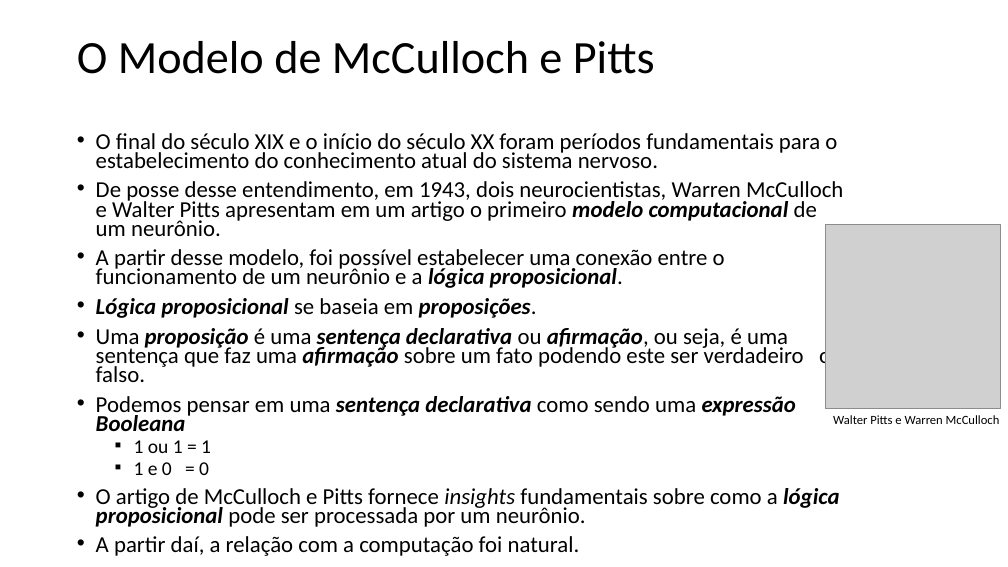
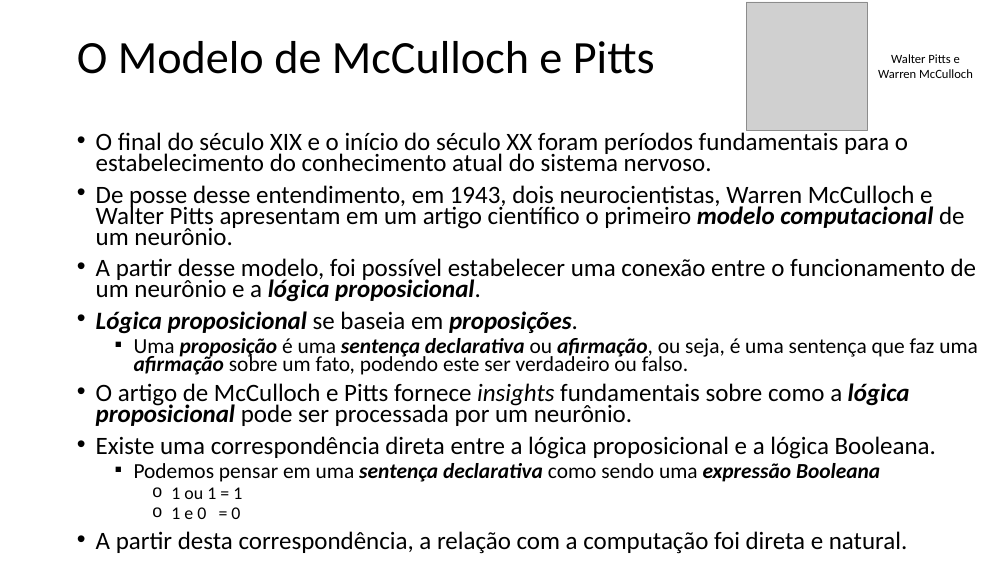
Before and after one commit to zz4fap/t320_aprendizado_de_maquina, a slide deck: slide 9 of slides/T320_Redes_Neurais_Artificiais (Parte I).pptx. Drawn at 1008x567 pixels with LibreOffice and Linux fonts; fonts in the diff are those of the drawing; grey boxes stand for pictures. Boxes give left, top, right and bottom in pixels: in the first picture for what was removed or moved away, otherwise in the second. Text is boxed around its words. In the diff, an @@ line names an element or a change of style, - is before the commit and + after.

```diff
--- a/slides/T320_Redes_Neurais_Artificiais (Parte I).pptx
+++ b/slides/T320_Redes_Neurais_Artificiais (Parte I).pptx
@@ picture: place and size @@
-picture at (826,225,1000,409)
+picture at (746,2,867,130)
@@ text "Walter Pitts e Warren McCulloch" rewrapped from (833,415,1000,424) to (878,54,973,78) @@
@@ text at (96,130,977,519): size 21.7 to 23.8 pt in "O final do século XIX e o ...", "A partir desse modelo, foi possível estabelecer ...", "Lógica proposicional se baseia em proposições."; size 21.7 to 20.4 pt in "Podemos pensar em uma sentença declarativa como ..."; size 18.6 to 17 pt in "1 ou 1 = 1", "1 e 0 = 0"; bullet • to ▪; list level 1 to 2 in "Podemos pensar em uma sentença ..."; bullet ▪ to o; list level 2 to 3 in "1 ou 1 = 1"; list level 2 to 3 in "1 e 0 = 0" @@
@@ text at (96,185,965,245): text changed; size 21.7 to 23.8 pt @@
-• De posse desse entendimento, em 1943, dois neurocientistas, Warren McCulloch e Walter Pitts apresentam em um artigo o primeiro modelo computacional de um neurônio.
+• De posse desse entendimento, em 1943, dois neurocientistas, Warren McCulloch e Walter Pitts apresentam em um artigo científico o primeiro modelo computacional de um neurônio.
@@ text at (96,338,978,459): text changed; size 21.7 to 23.8 pt @@
-• Uma proposição é uma sentença declarativa ou afirmação, ou seja, é uma sentença que faz uma afirmação sobre um fato podendo este ser verdadeiro ou falso.
+  ▪ Uma proposição é uma sentença declarativa ou afirmação, ou seja, é uma sentença que faz uma afirmação sobre um fato, podendo este ser verdadeiro ou falso.
+• O artigo de McCulloch e Pitts fornece insights fundamentais sobre como a lógica proposicional pode ser processada por um neurônio.
+• Existe uma correspondência direta entre a lógica proposicional e a lógica Booleana.
@@ text at (96,531,907,554): text changed; size 21.7 to 23.8 pt @@
-• O artigo de McCulloch e Pitts fornece insights fundamentais sobre como a lógica proposicional pode ser processada por um neurônio.
-• A partir daí, a relação com a computação foi natural.
+• A partir desta correspondência, a relação com a computação foi direta e natural.
```
Also in this commit, not shown: 11 other slides changed, 4 other files.
